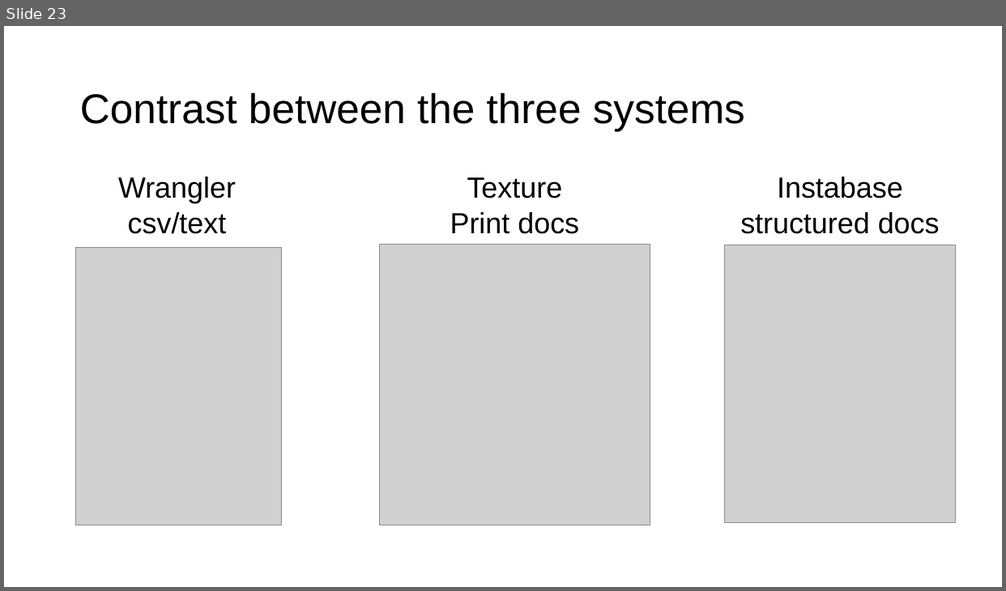
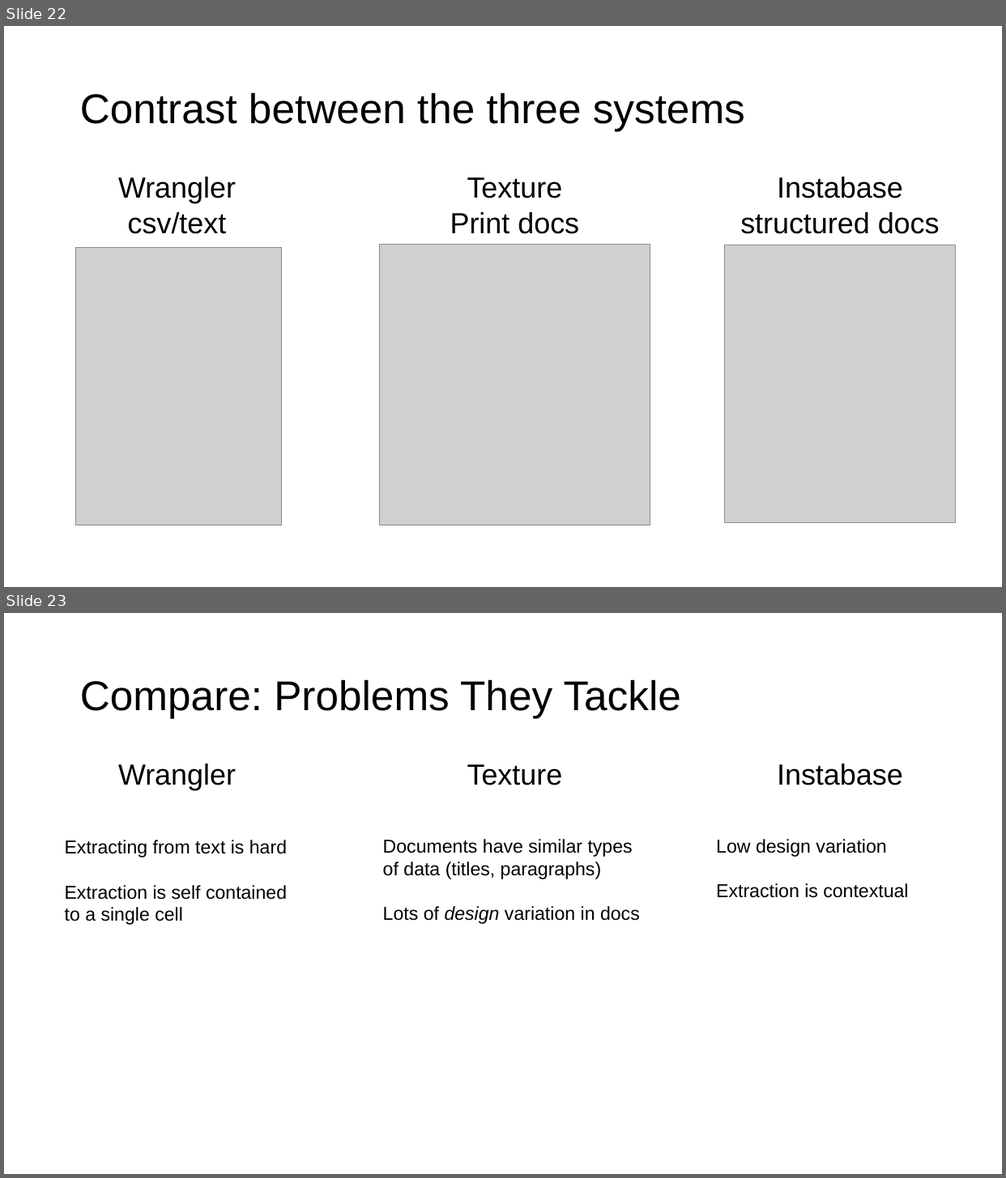
Before and after one commit to columbiaviz/columbiaviz.github.io, a slide deck: 2020s_w6998/lecs/11_text.pptx. Shown one above the other, each under a label of ours: slide 23 before the commit, slides 22 and 23 after it. The pictures are 1006x591 and 1006x1178 pixels, drawn with LibreOffice and Linux fonts; fonts in the diff are those of the drawing; grey boxes stand for pictures. Boxes give left, top, right and bottom in pixels: in the first picture for what was removed or moved away, otherwise in the second. Text is boxed around its words. In the diff, an @@ line names an element or a change of style, - is before the commit and + after.

```diff
--- a/2020s_w6998/lecs/11_text.pptx
+++ b/2020s_w6998/lecs/11_text.pptx
@@ slide 23 added at [4, 613, 1002, 1174], background #FFFFFF @@
@@ title added at [80, 679, 681, 718], 40 pt, text #000000 @@
+Compare: Problems They Tackle
@@ text added at [118, 764, 236, 790], 28 pt, text #000000 @@
+Wrangler
@@ text added at [467, 764, 563, 786], 28 pt, text #000000 @@
+Texture
@@ text added at [777, 764, 903, 786], 28 pt, text #000000 @@
+Instabase
@@ text added at [65, 840, 287, 925], 18 pt, text #000000 @@
+Extracting from text is hard
+Extraction is self contained to a single cell
@@ text added at [383, 839, 640, 924], 18 pt, text #000000 @@
+Documents have similar types of data (titles, paragraphs)
+Lots of design variation in docs
@@ text added at [716, 839, 908, 898], 18 pt, text #000000 @@
+Low design variation
+Extraction is contextual
@@ what was slide 23 is now slide 22 @@
```
Also in this commit, not shown: 2 slides changed, 6 other slides added, 3 slides removed.
